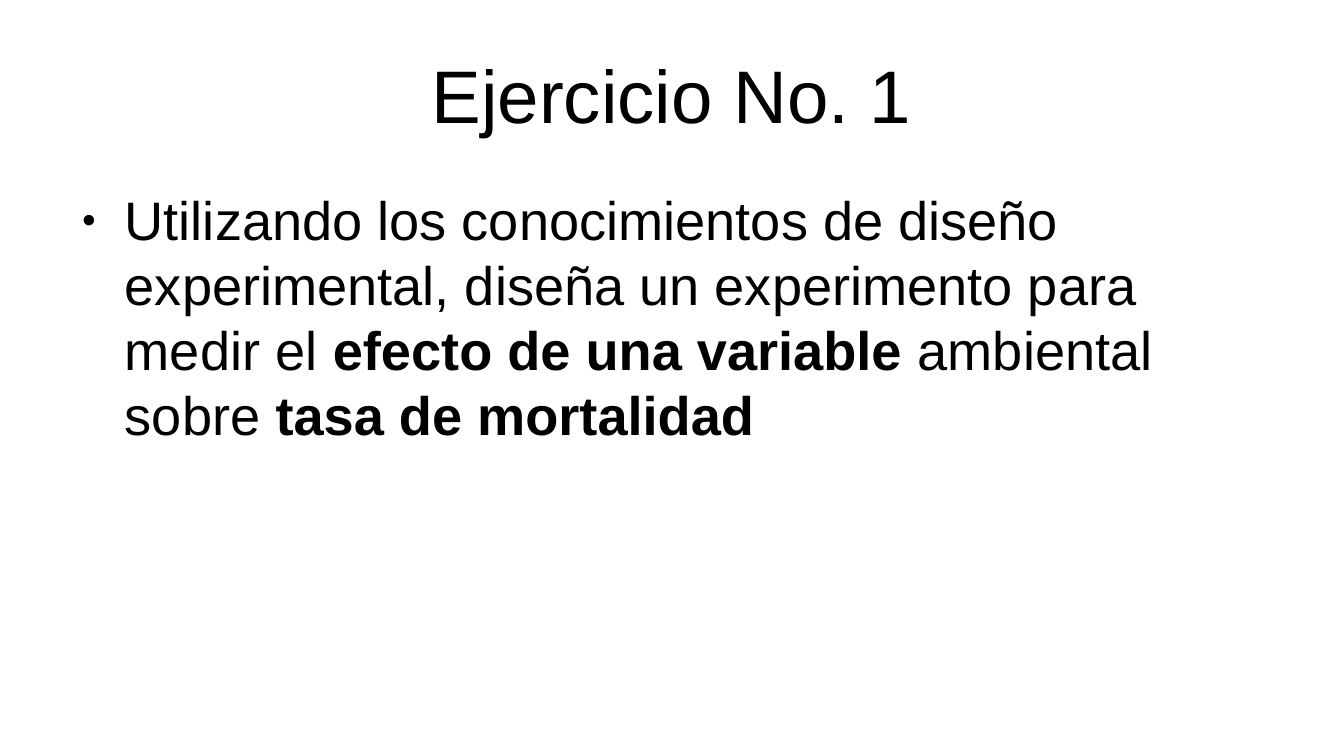
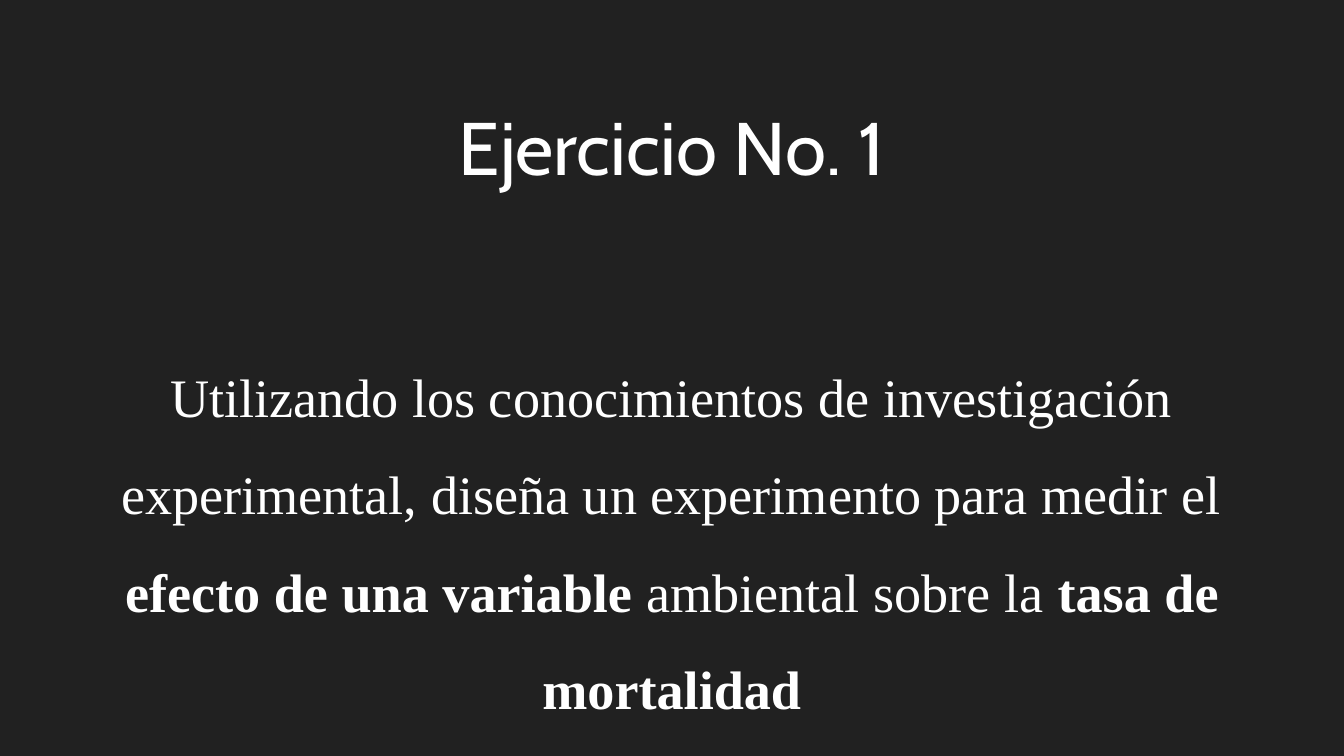
Before and after one commit to gerardommc/Ecologia-Teorica-II, a slide deck: slide 11 of Nicho/Caso-demografico.odp (slide 10 before the commit). Drawn at 1344x756 pixels with LibreOffice and Linux fonts; fonts in the diff are those of the drawing. Boxes give left, top, right and bottom in pixels: in the first picture for what was removed or moved away, otherwise in the second. Text is boxed around its words. In the diff, an @@ line names an element or a change of style, - is before the commit and + after.

```diff
--- a/Nicho/Caso-demografico.odp
+++ b/Nicho/Caso-demografico.odp
@@ background #FFFFFF to #212121 @@
@@ title "Ejercicio No. 1": place and size @@
-title "Ejercicio No. 1" at [432, 69, 911, 137]
+title "Ejercicio No. 1" at [459, 123, 884, 192]
@@ title "Ejercicio No. 1" at [459, 123, 884, 192]: font Arial to Cabin, text colour #000000 to #FFFFFF @@
@@ text at [121, 379, 1220, 710]: text changed; font Arial to Times New Roman; text colour #000000 to #FFFFFF @@
-● Utilizando los conocimientos de diseño experimental, diseña un experimento para medir el efecto de una variable ambiental sobre tasa de mortalidad
+Utilizando los conocimientos de investigación experimental, diseña un experimento para medir el efecto de una variable ambiental sobre la tasa de mortalidad
```
Also in this commit, not shown: 20 other slides changed, 2 slides added, 1 slide removed, 4 other files.
